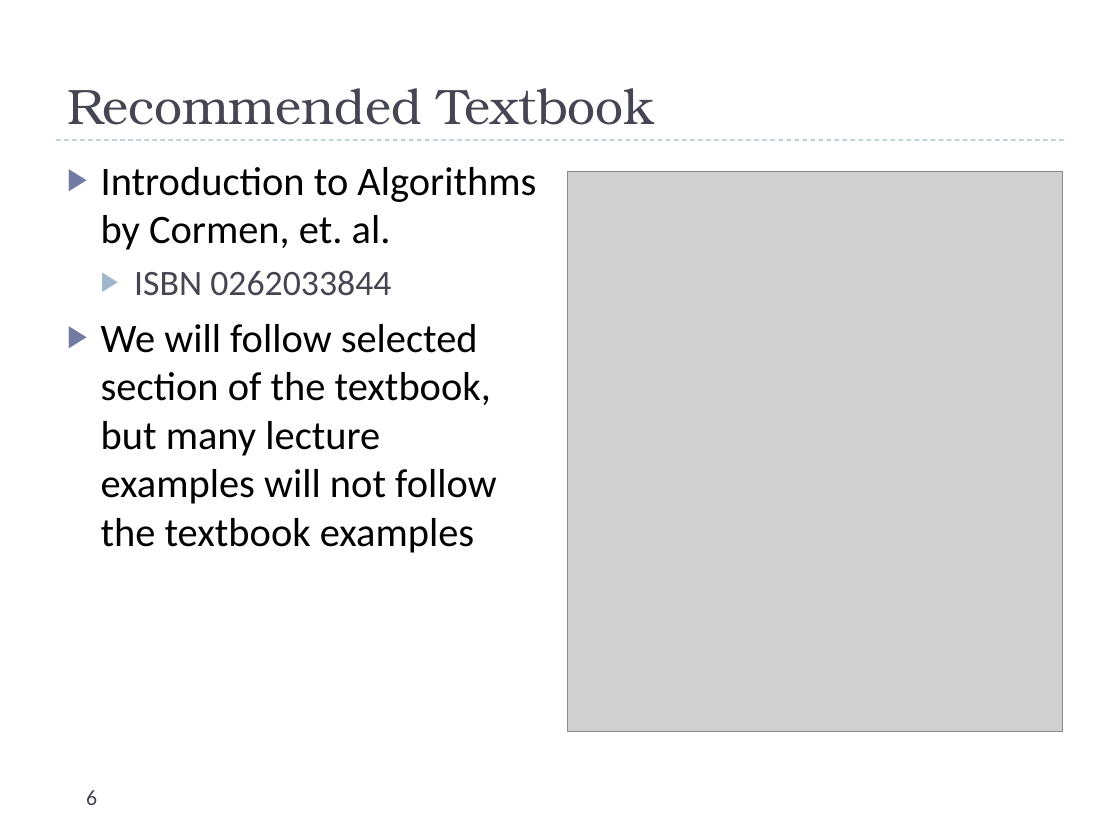
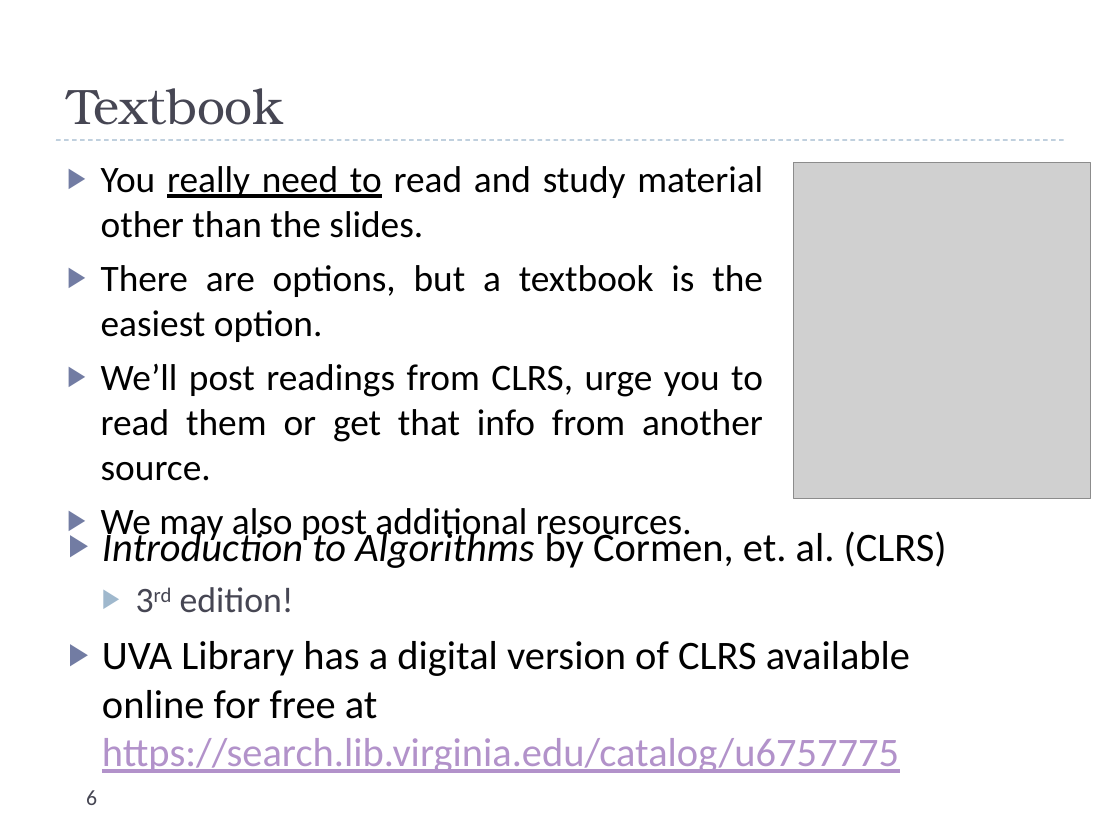
Before and after one commit to uva-cs/cs4102-f21, a slide deck: slide 6 of slides/courseintroduction.pptx. Drawn at 1120x840 pixels with LibreOffice and Linux fonts; fonts in the diff are those of the drawing; grey boxes stand for pictures. Boxes give left, top, right and bottom in pixels: in the first picture for what was removed or moved away, otherwise in the second. Text is boxed around its words. In the diff, an @@ line names an element or a change of style, - is before the commit and + after.

```diff
--- a/slides/courseintroduction.pptx
+++ b/slides/courseintroduction.pptx
@@ title at [67, 88, 284, 125]: text changed @@
-Recommended Textbook
+Textbook
@@ text at [101, 166, 763, 544]: text changed; size 26 to 24.1 pt @@
-▶ Introduction to Algorithms by Cormen, et. al.
-  ▶ ISBN 0262033844
-▶ We will follow selected section of the textbook, but many lecture examples will not follow the textbook examples
+▶ You really need to read and study material other than the slides.
+▶ There are options, but a textbook is the easiest option.
+▶ We’ll post readings from CLRS, urge you to read them or get that info from another source.
+▶ We may also post additional resources.
@@ picture: place and size @@
-picture at [568, 171, 1063, 731]
+picture at [793, 162, 1090, 498]
@@ text added at [102, 527, 947, 773], 26 pt, text #000000 @@
+▶ Introduction to Algorithms by Cormen, et. al. (CLRS)
+  ▶ 3rd edition!
+▶ UVA Library has a digital version of CLRS available online for free at https://search.lib.virginia.edu/catalog/u6757775
```
Also in this commit, not shown: 5 other slides changed, 2 slides added.
